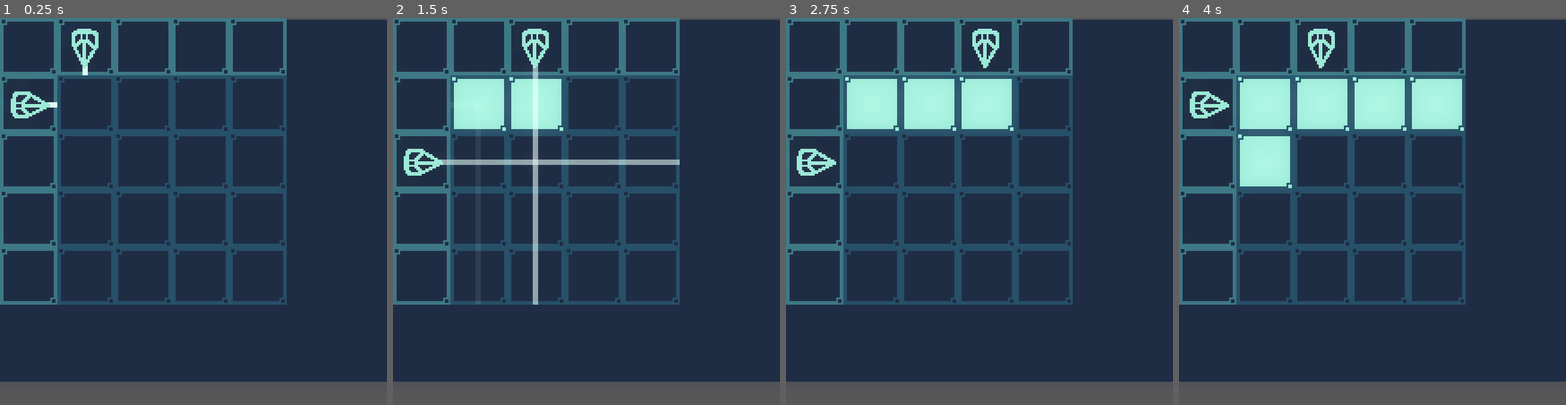
Above: before the commit, frames 1-4 (left to right).
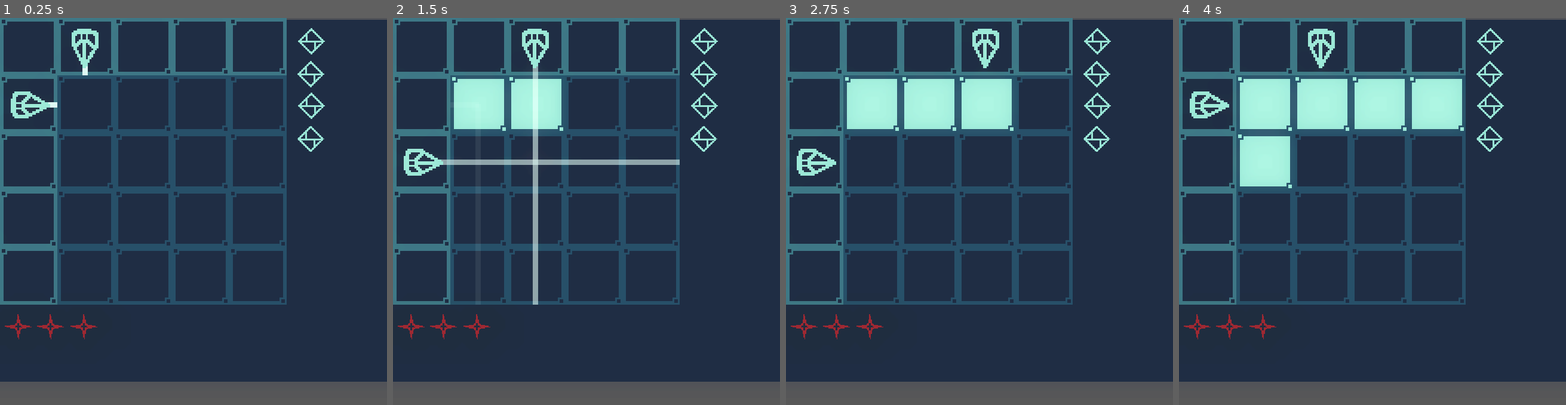
Above: after the commit, the same moments.

Repository: MisterProjectLC/LaserGrid
Game: Godot game, scene res://src/main.tscn
Two runs of this game, one before a commit and one after it. Both use one fixed random seed, a clock stepped at 60 frames per second and the inputs below.
Inputs (mouse positions are in pixels of both pictures, inside the frame that each line leads up to):
- Up to frame 1 (0.25 s): no input
- Up to frame 2 (1.5 s): tap Enter at 0.5 s; move the mouse to (478, 103) at 0.52 s; hold D (right) 0.53-1.28 s; tap Space (activate) at 0.6, 1.25, 1.35 s; click (478, 103) at 0.67 s; move the mouse to (536, 103) at 1.27 s; hold S (down) from 1.28 s (still down); click (536, 103) at 1.42 s
- Up to frame 3 (2.75 s): tap Enter at 2 s; move the mouse to (987, 103) at 2.02 s; release S (down) at 2.03 s; hold D (right) from 2.03 s (still down); tap Space (activate) at 2.1 s; click (987, 103) at 2.17 s
- Up to frame 4 (4 s): tap Space (activate) at 2.75, 2.85, 3.6 s; move the mouse to (1438, 103) at 2.77 s; release D (right) at 2.78 s; hold W (up) 2.78-3.53 s; click (1438, 103) at 2.92 s; tap Enter at 3.5 s; move the mouse to (1264, 161) at 3.52 s; hold A (left) from 3.53 s (still down); click (1264, 161) at 3.67 s

The runs differ from the first frame. In frame 1, 0.7% of the frame differs, in the area x 1-84%, y 2-84%; in frame 2, 0.7%; in frame 3, 0.7%; in frame 4, 0.7%.

Commit message:
resource indicators

Diff:
--- a/project.godot
+++ b/project.godot
@@ -18,6 +18,7 @@
 [autoload]
 
 Palletes="*res://src/global/palletes.tscn"
+EnergyManager="*res://src/global/energy_manager.tscn"
 
 [display]
 
--- /dev/null
+++ b/src/deflector_indicator.gd
@@ -0,0 +1,6 @@
+extends ResourceIndicator
+
+
+# Called when the node enters the scene tree for the first time.
+func _ready():
+	EnergyManager.reflectors_updated.connect(update_resource)
--- /dev/null
+++ b/src/deflector_sprite.gd
@@ -0,0 +1,5 @@
+extends Sprite2D
+
+
+func _ready():
+	modulate = Palletes.DEFLECTOR_COLOR
--- /dev/null
+++ b/src/deflector_sprite.tscn
@@ -0,0 +1,9 @@
+[gd_scene load_steps=3 format=3 uid="uid://cwdftjbjm8kwi"]
+
+[ext_resource type="Texture2D" uid="uid://bfk4xwhabdfmt" path="res://assets/deflector.png" id="1_xfrew"]
+[ext_resource type="Script" path="res://src/deflector_sprite.gd" id="2_m0nby"]
+
+[node name="DeflectorSprite" type="Sprite2D"]
+texture_filter = 1
+texture = ExtResource("1_xfrew")
+script = ExtResource("2_m0nby")
--- /dev/null
+++ b/src/global/energy_manager.gd
@@ -0,0 +1,37 @@
+extends Node
+
+signal died()
+signal health_updated(health)
+signal reflectors_updated(reflectors)
+
+@export var MAX_HEALTH = 3
+@onready var health = MAX_HEALTH
+
+@export var MAX_REFLECTORS = 4
+@onready var reflectors = MAX_REFLECTORS
+
+
+func take_damage():
+	health -= 1
+	health_updated.emit(health)
+	if health <= 0:
+		died.emit()
+
+
+func heal():
+	health = min(health+1, MAX_HEALTH)
+	health_updated.emit(health)
+
+
+func spend_reflector():
+	if reflectors <= 0:
+		return false
+
+	reflectors -= 1
+	reflectors_updated.emit(reflectors)
+	return true
+
+
+func return_reflector():
+	reflectors = min(reflectors+1, MAX_REFLECTORS)
+	reflectors_updated.emit(reflectors)
--- /dev/null
+++ b/src/global/energy_manager.tscn
@@ -0,0 +1,6 @@
+[gd_scene load_steps=2 format=3 uid="uid://gtot1sgl08tf"]
+
+[ext_resource type="Script" path="res://src/global/energy_manager.gd" id="1_xs3bb"]
+
+[node name="EnergyManager" type="Node"]
+script = ExtResource("1_xs3bb")
--- a/src/global/palletes.gd
+++ b/src/global/palletes.gd
@@ -5,5 +5,8 @@
 @export var GRID_CANNON_COLOR = Color.BLUE
 @export var GRID_DEFLECT_COLOR = Color.BLUE
 @export var GRID_BLOCKED_COLOR = Color.BLUE
+@export var GRID_TARGET_COLOR = Color.BLUE
 @export var CANNON_COLOR = Color.BLUE
 @export var LASER_COLOR = Color.BLUE
+@export var HEALTH_COLOR = Color.BLUE
+@export var DEFLECTOR_COLOR = Color.BLUE
--- a/src/global/palletes.tscn
+++ b/src/global/palletes.tscn
@@ -8,6 +8,9 @@
 GRID_COLOR = Color(0.137255, 0.286275, 0.364706, 1)
 GRID_CANNON_COLOR = Color(0.223529, 0.439216, 0.478431, 1)
 GRID_DEFLECT_COLOR = Color(0.584314, 0.878431, 0.8, 1)
-GRID_BLOCKED_COLOR = Color(0.607843, 0.133333, 0.168627, 1)
+GRID_BLOCKED_COLOR = Color(0.137255, 0.286275, 0.364706, 1)
+GRID_TARGET_COLOR = Color(0.607843, 0.133333, 0.168627, 1)
 CANNON_COLOR = Color(0.584314, 0.878431, 0.8, 1)
 LASER_COLOR = Color(0.854902, 0.94902, 0.913725, 1)
+HEALTH_COLOR = Color(0.607843, 0.133333, 0.168627, 1)
+DEFLECTOR_COLOR = Color(0.584314, 0.878431, 0.8, 1)
--- /dev/null
+++ b/src/health_indicator.gd
@@ -0,0 +1,6 @@
+extends ResourceIndicator
+
+
+# Called when the node enters the scene tree for the first time.
+func _ready():
+	EnergyManager.health_updated.connect(update_resource)
--- /dev/null
+++ b/src/health_sprite.gd
@@ -0,0 +1,6 @@
+extends Sprite2D
+
+
+# Called when the node enters the scene tree for the first time.
+func _ready():
+	modulate = Palletes.HEALTH_COLOR
--- /dev/null
+++ b/src/health_sprite.tscn
@@ -0,0 +1,9 @@
+[gd_scene load_steps=3 format=3 uid="uid://6nxk50na5ywp"]
+
+[ext_resource type="Texture2D" uid="uid://c0khvwakfeocw" path="res://assets/health.png" id="1_qinp2"]
+[ext_resource type="Script" path="res://src/health_sprite.gd" id="2_uv1j0"]
+
+[node name="HealthSprite" type="Sprite2D"]
+texture_filter = 1
+texture = ExtResource("1_qinp2")
+script = ExtResource("2_uv1j0")
--- a/src/main.tscn
+++ b/src/main.tscn
@@ -6,6 +6,10 @@
 [ext_resource type="PackedScene" uid="uid://suytwhf2ncwx" path="res://src/laser_grid_node.tscn" id="2_nurni"]
 [ext_resource type="Script" path="res://src/cannon_control.gd" id="2_vryu0"]
 [ext_resource type="PackedScene" uid="uid://cyakrrsw1v13s" path="res://src/cannon.tscn" id="3_0eoee"]
+[ext_resource type="Script" path="res://src/health_indicator.gd" id="7_y07x2"]
+[ext_resource type="PackedScene" uid="uid://6nxk50na5ywp" path="res://src/health_sprite.tscn" id="8_1lb67"]
+[ext_resource type="Script" path="res://src/deflector_indicator.gd" id="9_u201p"]
+[ext_resource type="PackedScene" uid="uid://cwdftjbjm8kwi" path="res://src/deflector_sprite.tscn" id="10_bw08q"]
 
 [sub_resource type="Gradient" id="Gradient_4orih"]
 colors = PackedColorArray(1, 1, 1, 1, 1, 1, 1, 1)
@@ -164,3 +168,32 @@
 
 [node name="WorldEnvironment" type="WorldEnvironment" parent="."]
 environment = SubResource("Environment_ti022")
+
+[node name="Health" type="Node2D" parent="."]
+position = Vector2(10.3333, 172.333)
+scale = Vector2(0.5, 0.5)
+script = ExtResource("7_y07x2")
+
+[node name="HealthSprite" parent="Health" instance=ExtResource("8_1lb67")]
+
+[node name="HealthSprite2" parent="Health" instance=ExtResource("8_1lb67")]
+position = Vector2(36, 0)
+
+[node name="HealthSprite3" parent="Health" instance=ExtResource("8_1lb67")]
+position = Vector2(73.3333, 0)
+
+[node name="Deflectors" type="Node2D" parent="."]
+position = Vector2(173.667, 13.3333)
+scale = Vector2(0.5, 0.5)
+script = ExtResource("9_u201p")
+
+[node name="DeflectorSprite" parent="Deflectors" instance=ExtResource("10_bw08q")]
+
+[node name="DeflectorSprite2" parent="Deflectors" instance=ExtResource("10_bw08q")]
+position = Vector2(-0.666656, 36.6667)
+
+[node name="DeflectorSprite3" parent="Deflectors" instance=ExtResource("10_bw08q")]
+position = Vector2(0, 72)
+
+[node name="DeflectorSprite4" parent="Deflectors" instance=ExtResource("10_bw08q")]
+position = Vector2(-0.666656, 108.667)
--- /dev/null
+++ b/src/resource_indicator.gd
@@ -0,0 +1,9 @@
+extends Node2D
+class_name ResourceIndicator
+
+
+func update_resource(value):
+	for i in range(value):
+		get_child(i).visible = true
+	for i in range(value, get_child_count()):
+		get_child(i).visible = false
Binary file added: assets/deflector.png
Not shown, added: assets/deflector.png.import
Binary file added: assets/health.png
Not shown, added: assets/health.png.import
Not shown: 1 places in src/main.tscn that only renumber resources
